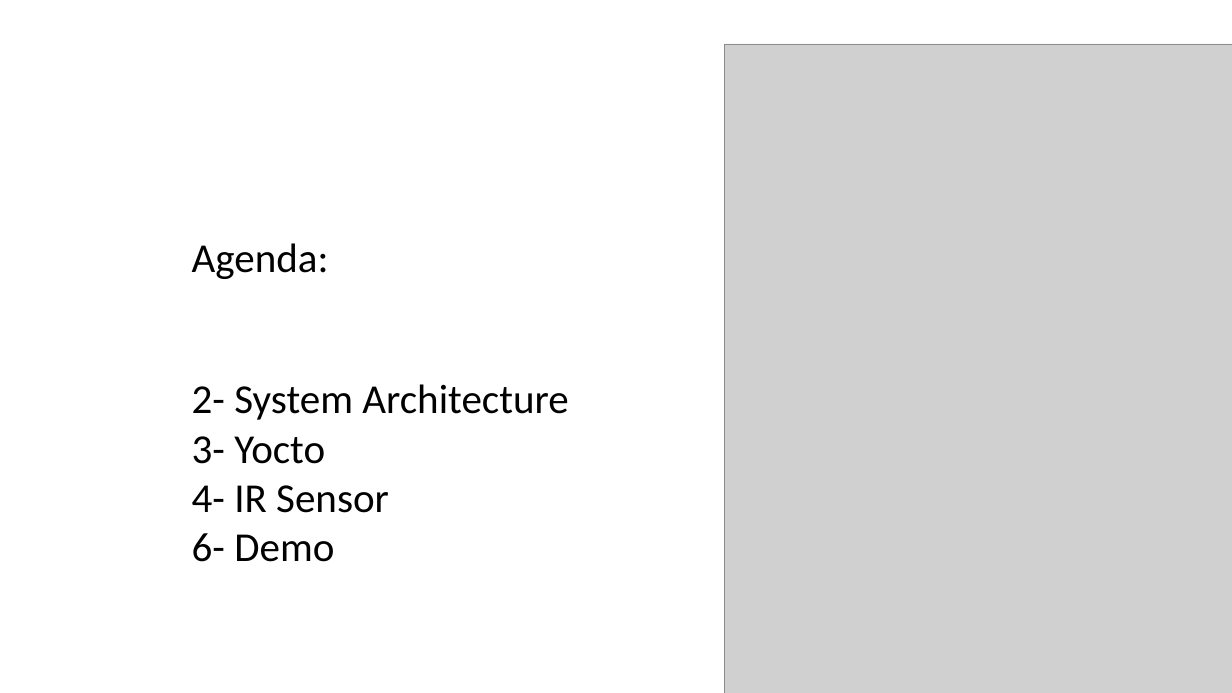
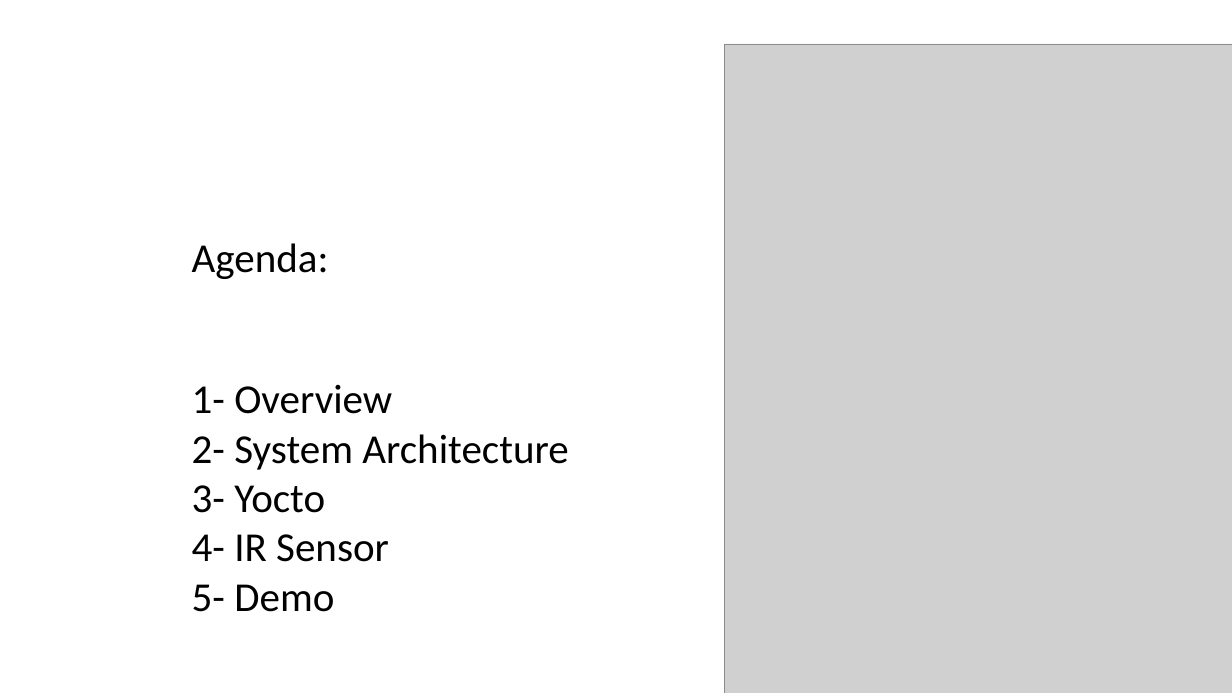
Before and after one commit to YasmenEhab/Music-Player-Application-, a slide deck: slide 4 of project.pptx (slide 5 before the commit). Drawn at 1232x693 pixels with LibreOffice and Linux fonts; fonts in the diff are those of the drawing; grey boxes stand for pictures; background and template pictures are left out. Boxes give left, top, right and bottom in pixels: in the first picture for what was removed or moved away, otherwise in the second. Text is boxed around its words. In the diff, an @@ line names an element or a change of style, - is before the commit and + after.

```diff
--- a/project.pptx
+++ b/project.pptx
@@ text at box(192, 385, 392, 414): paragraph added @@
+1- Overview
@@ text at box(192, 584, 334, 612): text changed @@
-6- Demo
+5- Demo
```
Also in this commit, not shown: 2 other slides changed, 3 slides added, 1 slide removed.
